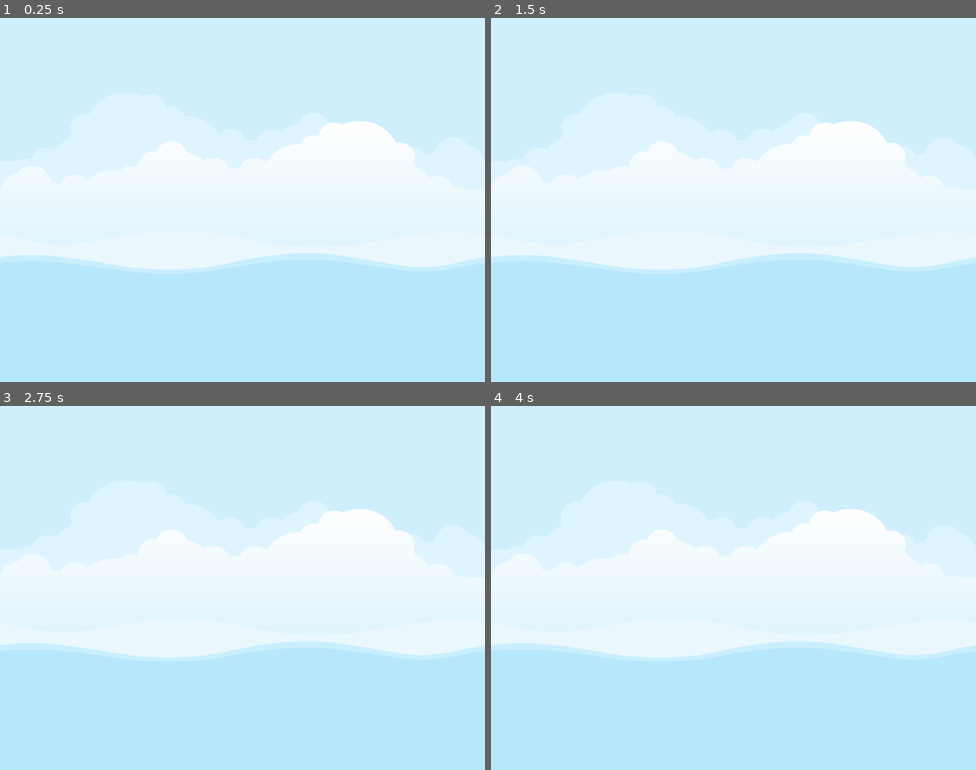
Above: before the commit, frames 1-4 (two rows, left to right).
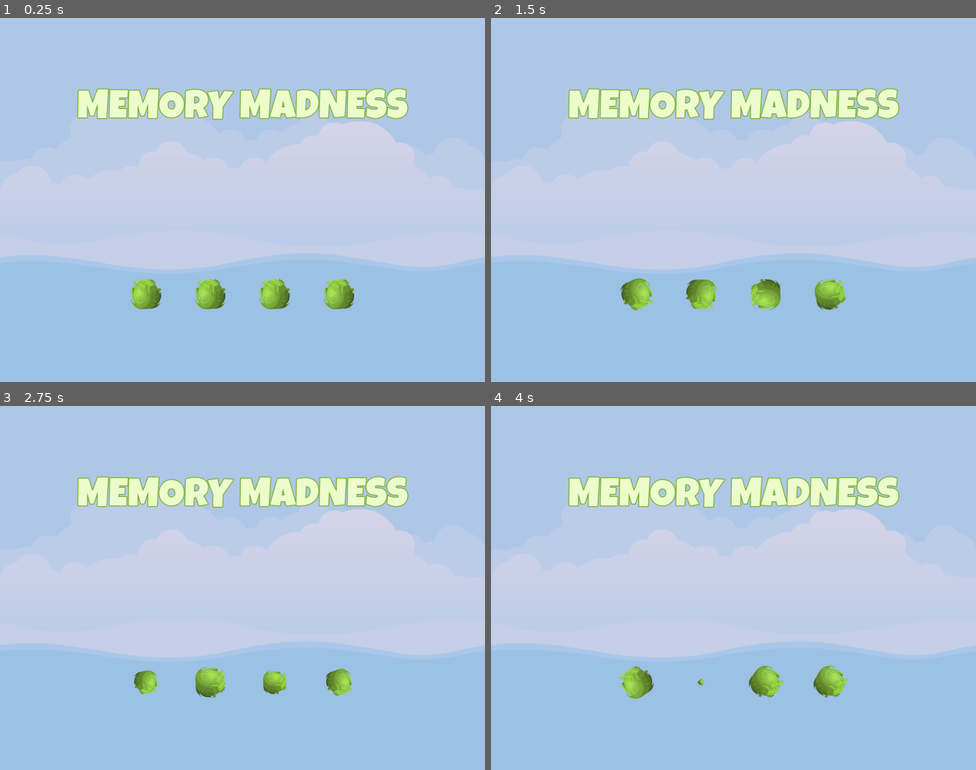
Above: after the commit, the same moments.

Repository: fj0lverkr/MemoryMadness
Game: Godot game, scene res://scenes/master/master.tscn
Same seed, same stepped clock (60 frames per second), same inputs: the game is played once before the commit and once after it.
Inputs:
- Up to frame 1 (0.25 s): no input
- Up to frame 2 (1.5 s): tap Enter at 0.5 s
- Up to frame 3 (2.75 s): no input
- Up to frame 4 (4 s): no input

The runs differ from the first frame. In frame 1, 100% of the frame differs, in the area x 0-100%, y 0-100%; in frame 2, 100%; in frame 3, 100%; in frame 4, 100%.

Commit message:
setup front items

Diff:
--- /dev/null
+++ b/scenes/front_sprite/front_sprite.gd
@@ -0,0 +1,24 @@
+extends TextureRect
+
+const SCALE_SMALL: Vector2 = Vector2(0.1, 0.1)
+const SCALE_NORMAL: Vector2 = Vector2(1.0, 1.0)
+const SPIN_TIME_RANGE: Vector2 = Vector2(.10, 2.0)
+const SCALE_SPEED: float = 0.5
+
+# Called when the node enters the scene tree for the first time.
+func _ready() -> void:
+	run_tween()
+
+func _get_spin_time() -> float:
+	return randf_range(SPIN_TIME_RANGE.x, SPIN_TIME_RANGE.y)
+
+func _get_rotation() -> float:
+	return deg_to_rad(randf_range(-360.0, 360.0))
+
+func run_tween() -> void:
+	var tween: Tween = get_tree().create_tween()
+	tween.set_loops()
+	tween.tween_property(self, "scale", SCALE_NORMAL, SCALE_SPEED)
+	tween.tween_property(self, "rotation", _get_rotation(), _get_spin_time())
+	tween.tween_property(self, "rotation", _get_rotation(), _get_spin_time())
+	tween.tween_property(self, "scale", SCALE_SMALL, SCALE_SPEED)
--- /dev/null
+++ b/scenes/front_sprite/front_sprite.tscn
@@ -0,0 +1,20 @@
+[gd_scene load_steps=3 format=3 uid="uid://dyv3cl2rncwtj"]
+
+[ext_resource type="Texture2D" uid="uid://betwnccvp0233" path="res://assets/glitch/cabbage.png" id="1_5wgkt"]
+[ext_resource type="Script" path="res://scenes/front_sprite/front_sprite.gd" id="2_i7iet"]
+
+[node name="FrontSprite" type="TextureRect"]
+anchors_preset = 8
+anchor_left = 0.5
+anchor_top = 0.5
+anchor_right = 0.5
+anchor_bottom = 0.5
+offset_left = -32.0
+offset_top = -32.0
+offset_right = 32.0
+offset_bottom = 32.0
+grow_horizontal = 2
+grow_vertical = 2
+pivot_offset = Vector2(32, 32)
+texture = ExtResource("1_5wgkt")
+script = ExtResource("2_i7iet")
--- a/scenes/main_screen/main_screen.tscn
+++ b/scenes/main_screen/main_screen.tscn
@@ -1,4 +1,14 @@
-[gd_scene format=3 uid="uid://df28w3p6sq8xq"]
+[gd_scene load_steps=4 format=3 uid="uid://df28w3p6sq8xq"]
+
+[ext_resource type="FontFile" uid="uid://uatgtpb0skgo" path="res://assets/fonts/LuckiestGuy-Regular.ttf" id="1_j7p6f"]
+[ext_resource type="PackedScene" uid="uid://dyv3cl2rncwtj" path="res://scenes/front_sprite/front_sprite.tscn" id="2_jvvso"]
+
+[sub_resource type="LabelSettings" id="LabelSettings_wywq2"]
+font = ExtResource("1_j7p6f")
+font_size = 84
+font_color = Color(0.92549, 0.988235, 0.796078, 1)
+outline_size = 6
+outline_color = Color(0.396078, 0.639216, 0.0509804, 1)
 
 [node name="MainScreen" type="Control"]
 layout_mode = 3
@@ -25,8 +35,46 @@
 grow_horizontal = 2
 grow_vertical = 2
 
+[node name="Spacer" type="Control" parent="VBoxContainer"]
+layout_mode = 2
+size_flags_vertical = 3
+
 [node name="Label" type="Label" parent="VBoxContainer"]
 layout_mode = 2
 text = "MEMORY MADNESS"
+label_settings = SubResource("LabelSettings_wywq2")
 horizontal_alignment = 1
 vertical_alignment = 1
+
+[node name="Spacer2" type="Control" parent="VBoxContainer"]
+layout_mode = 2
+size_flags_vertical = 3
+
+[node name="HBLevels" type="HBoxContainer" parent="VBoxContainer"]
+layout_mode = 2
+size_flags_horizontal = 4
+
+[node name="Spacer3" type="Control" parent="VBoxContainer"]
+layout_mode = 2
+size_flags_vertical = 3
+
+[node name="HBSprites" type="HBoxContainer" parent="VBoxContainer"]
+layout_mode = 2
+size_flags_horizontal = 4
+theme_override_constants/separation = 72
+
+[node name="FrontSprite" parent="VBoxContainer/HBSprites" instance=ExtResource("2_jvvso")]
+layout_mode = 2
+
+[node name="FrontSprite2" parent="VBoxContainer/HBSprites" instance=ExtResource("2_jvvso")]
+layout_mode = 2
+
+[node name="FrontSprite3" parent="VBoxContainer/HBSprites" instance=ExtResource("2_jvvso")]
+layout_mode = 2
+
+[node name="FrontSprite4" parent="VBoxContainer/HBSprites" instance=ExtResource("2_jvvso")]
+layout_mode = 2
+
+[node name="Spacer4" type="Control" parent="VBoxContainer"]
+layout_mode = 2
+size_flags_vertical = 3
--- a/scenes/master/master.tscn
+++ b/scenes/master/master.tscn
@@ -1,6 +1,7 @@
-[gd_scene load_steps=2 format=3 uid="uid://oji788d7kvmd"]
+[gd_scene load_steps=3 format=3 uid="uid://oji788d7kvmd"]
 
 [ext_resource type="Texture2D" uid="uid://bag3jt5hbilcm" path="res://assets/images/backgroundEmpty.png" id="1_shwef"]
+[ext_resource type="PackedScene" uid="uid://df28w3p6sq8xq" path="res://scenes/main_screen/main_screen.tscn" id="2_e5upa"]
 
 [node name="Master" type="CanvasLayer"]
 
@@ -11,3 +12,5 @@
 grow_horizontal = 2
 grow_vertical = 2
 texture = ExtResource("1_shwef")
+
+[node name="MainScreen" parent="." instance=ExtResource("2_e5upa")]
